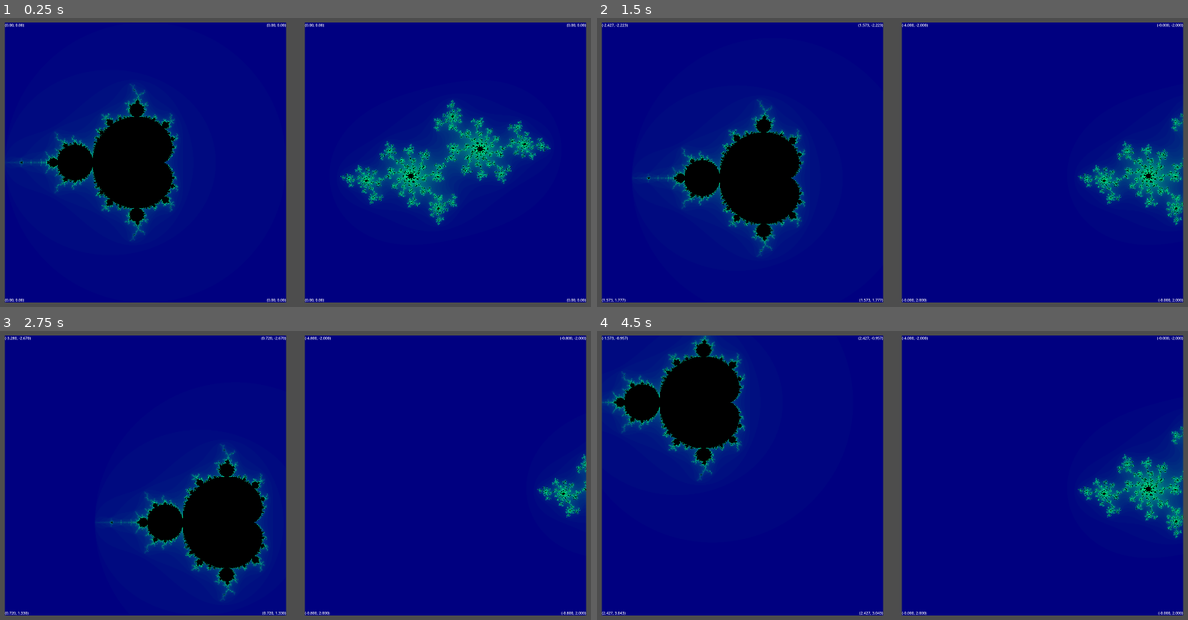
Above: before the commit, frames 1-4 (two rows, left to right).
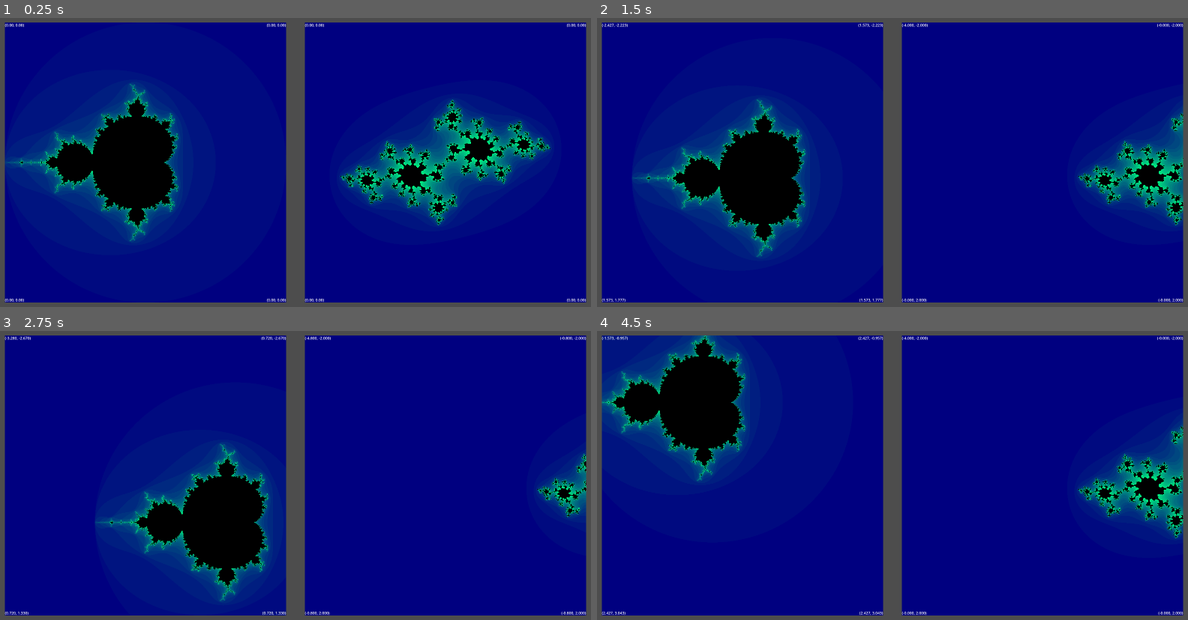
Above: after the commit, the same moments.

Repository: kirkatia98/mandelbrot
Game: Godot game, scene res://root.tscn
The game is run twice, just before and just after one commit, with the same random seed, the same clock (stepped at 60 frames per second) and the same inputs.
Inputs (mouse positions are in pixels of both pictures, inside the frame that each line leads up to):
- Up to frame 1 (0.25 s): no input
- Up to frame 2 (1.5 s): tap Enter at 0.5 s; move the mouse to (1022, 148) at 0.52 s; hold Right (ui_right) 0.53-1.25 s; click (1022, 148) at 0.67 s; tap Space at 1.25 s; drag from (774, 176) to (862, 226) at 1.27 s
- Up to frame 3 (2.75 s): tap Enter at 2 s; move the mouse to (354, 406) at 2.02 s; hold Right (ui_right) from 2.03 s (still down)
- Up to frame 4 (4.5 s): release Right (ui_right) at 2.75 s; tap Space at 2.75, 4.25 s; drag from (862, 539) to (715, 429) at 2.77 s; tap Enter at 3.5 s; move the mouse to (1069, 521) at 3.52 s; hold Left (ui_left) 3.53-4.25 s; drag from (715, 429) to (803, 397) at 4.27 s

The runs differ from the first frame. In frame 1, 10% of the frame differs, in the area x 0-94%, y 22-78%; in frame 2, 7.0%; in frame 3, 4.5%; in frame 4, 6.7%.

Commit message:
dynamically scale the iterations based on zoom

Diff:
--- a/julia.gdshader
+++ b/julia.gdshader
@@ -17,7 +17,9 @@
 	vec2 c = vec2(-0.70176, 0.3842);
 	vec2 z = uv;
 
-	COLOR = compute_point(z, c);
+	int iterations = scale_iterations(rect_size);
+
+	COLOR = compute_point(z, c, iterations);
 
 	if(debug){
 		COLOR = debug_lines(uv, COLOR);
--- a/mandlebrot.gdshader
+++ b/mandlebrot.gdshader
@@ -14,7 +14,9 @@
 	vec2 c = uv;
 	vec2 z = vec2(0);
 
-	COLOR = compute_point(z, c);
+	int iterations = scale_iterations(rect_size);
+
+	COLOR = compute_point(z, c, iterations);
 
 	// If the debug flag is set, overwrite color with a debug function
 	if(debug){
Not shown, changed: lib.gdshaderinc
